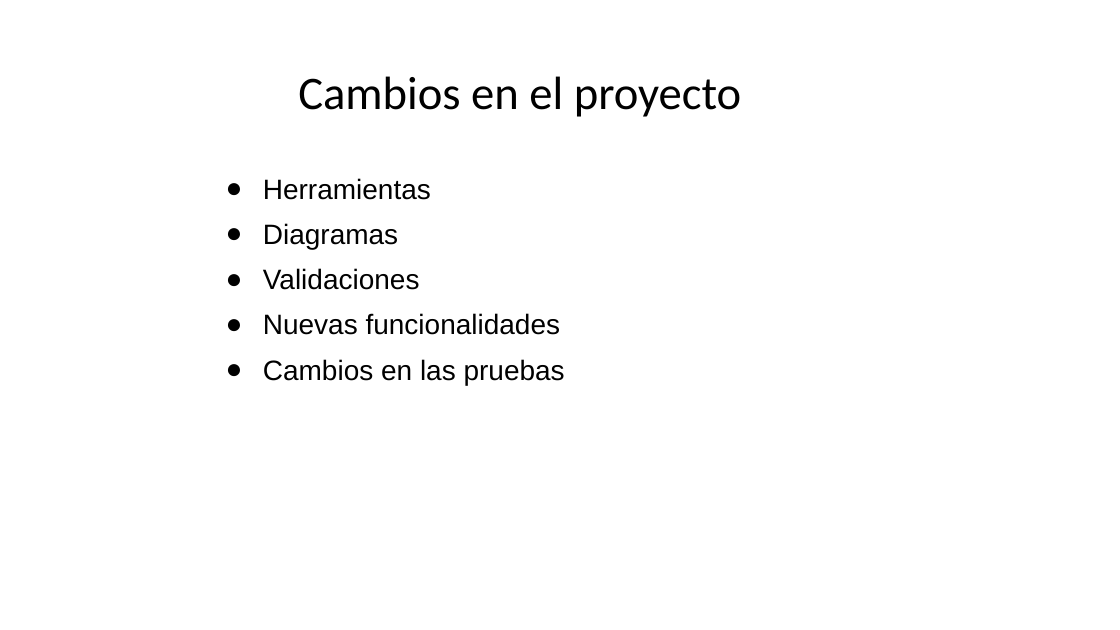
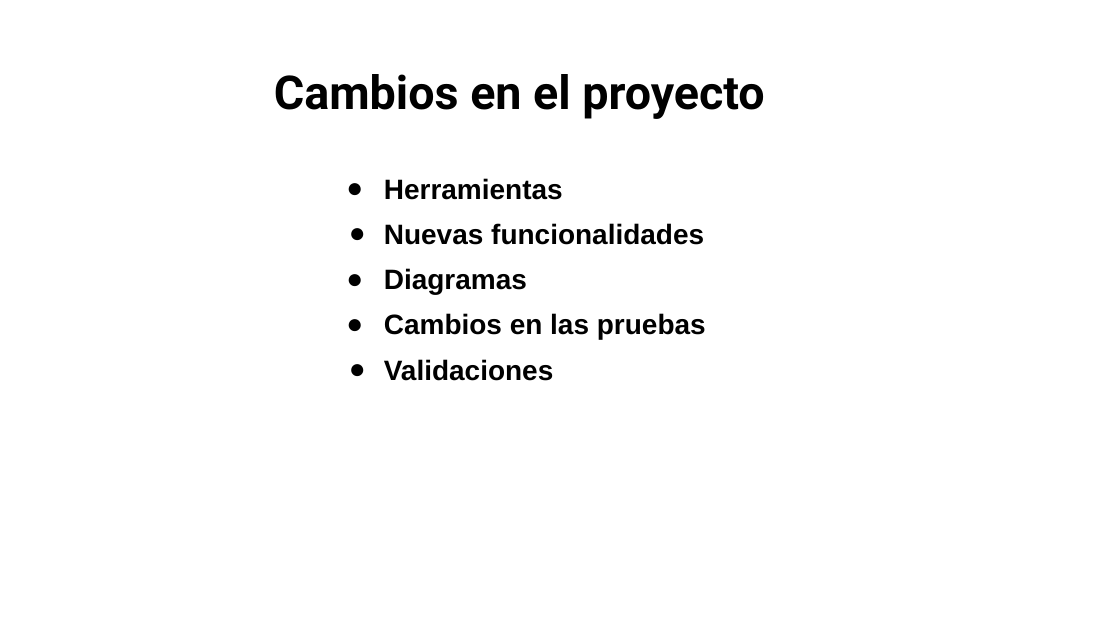
Before and after one commit to Ikvillaseca/capstoneADI, a slide deck: slide 28 of Fase 3/Evidencias Grupales/Presentación Final del proyecto (Español).pptx (slide 22 before the commit). Drawn at 1120x630 pixels with LibreOffice and Linux fonts; fonts in the diff are those of the drawing; background and template pictures are left out. Boxes give left, top, right and bottom in pixels: in the first picture for what was removed or moved away, otherwise in the second. Text is boxed around its words. In the diff, an @@ line names an element or a change of style, - is before the commit and + after.

```diff
--- a/Fase 3/Evidencias Grupales/Presentación Final del proyecto (Español).pptx
+++ b/Fase 3/Evidencias Grupales/Presentación Final del proyecto (Español).pptx
@@ title "Cambios en el proyecto" at [274, 74, 764, 119]: font Calibri to Roboto, bold on @@
@@ text "Herramientas": place and size @@
-text "Herramientas" at [263, 178, 565, 385]
+text "Herramientas" at [384, 178, 706, 381]
@@ text at [384, 178, 563, 381]: bold on in "Herramientas", "Diagramas", "Validaciones"; indent changed @@
@@ text at [384, 223, 704, 245]: paragraph added @@
+● Nuevas funcionalidades
@@ text at [263, 313, 565, 385]: paragraphs removed @@
-● Nuevas funcionalidades
-● Cambios en las pruebas
@@ text at [384, 313, 706, 339]: paragraph added @@
+● Cambios en las pruebas
```
Also in this commit, not shown: 19 other slides changed, 15 slides added, 4 slides removed.
